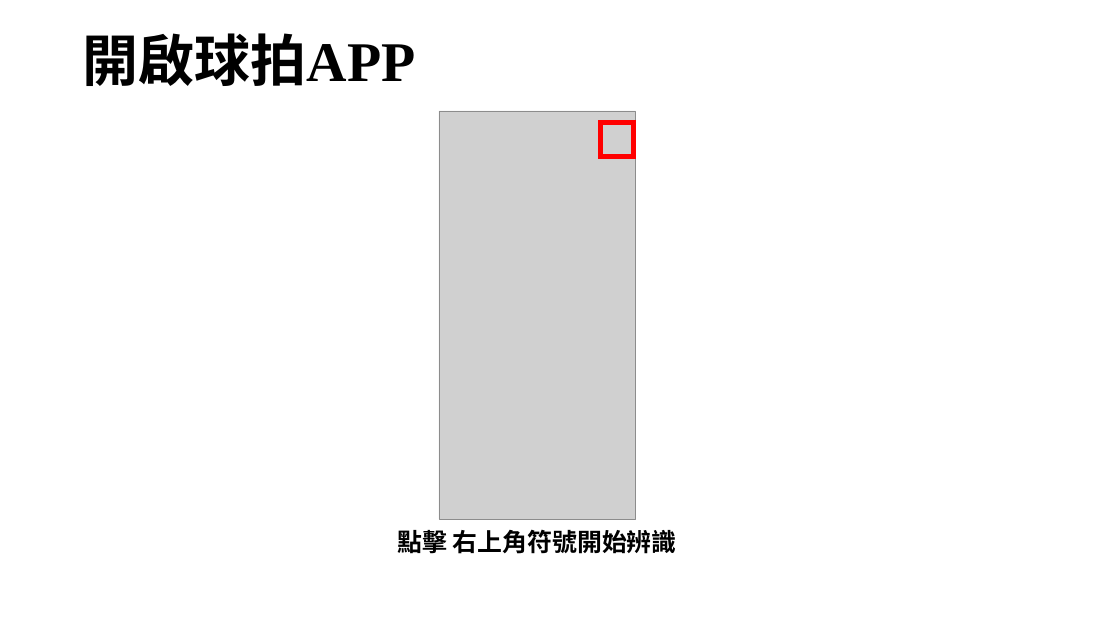
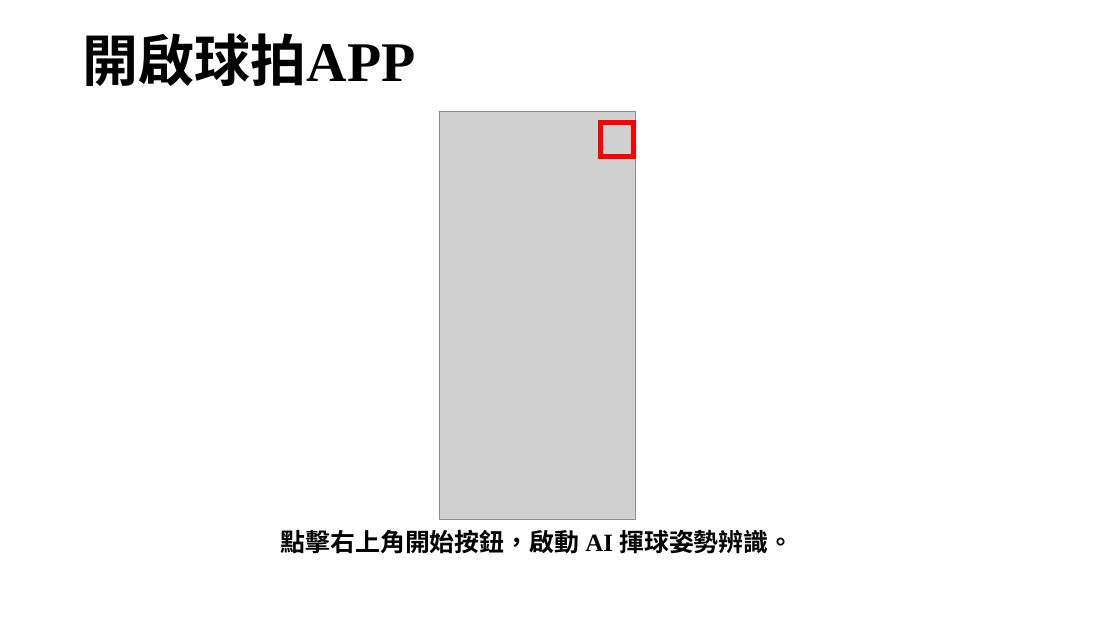
Before and after one commit to ASAS0326/ble_Super_Smart_Racket, a slide deck: slide 15 of Super_Smart_Racket使用手冊 .pptx. Drawn at 1120x630 pixels with LibreOffice and Linux fonts; fonts in the diff are those of the drawing; grey boxes stand for pictures; background and template pictures are left out. Boxes give left, top, right and bottom in pixels: in the first picture for what was removed or moved away, otherwise in the second. Text is boxed around its words. In the diff, an @@ line names an element or a change of style, - is before the commit and + after.

```diff
--- a/Super_Smart_Racket使用手冊 .pptx
+++ b/Super_Smart_Racket使用手冊 .pptx
@@ text at [281,529,793,554]: text changed @@
-點擊 右上角符號開始辨識
+點擊右上角開始按鈕，啟動 AI 揮球姿勢辨識。
```
Also in this commit, not shown: 9 other slides changed, 1 other file.
